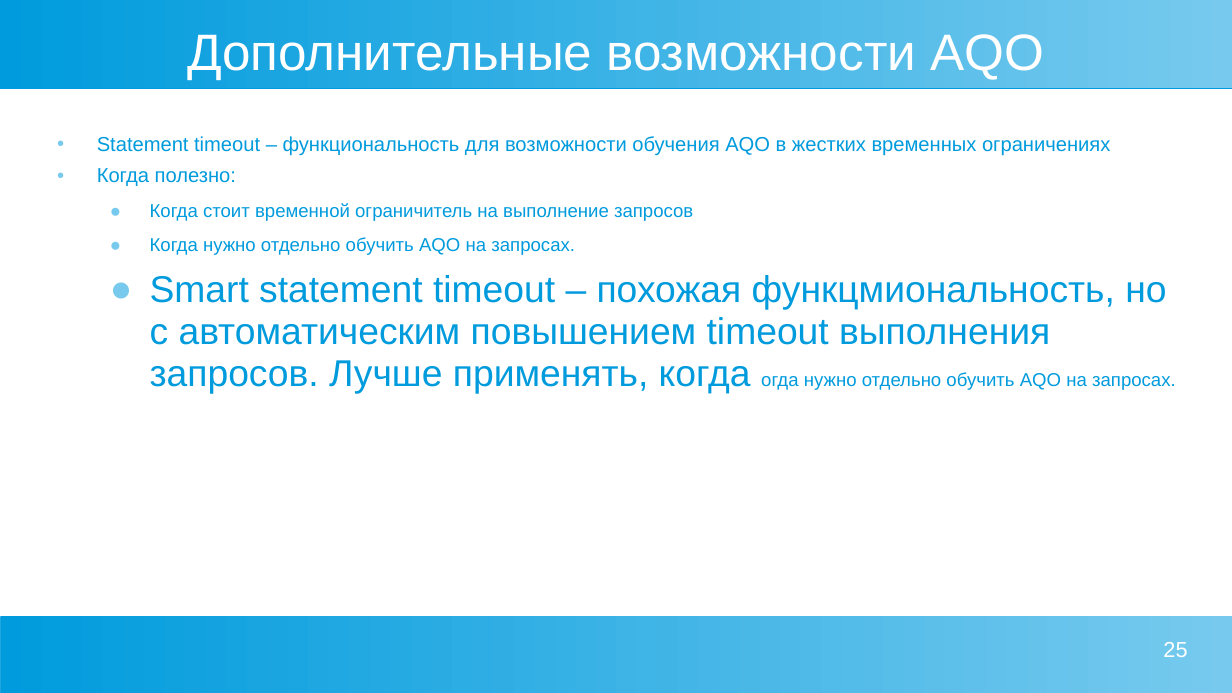
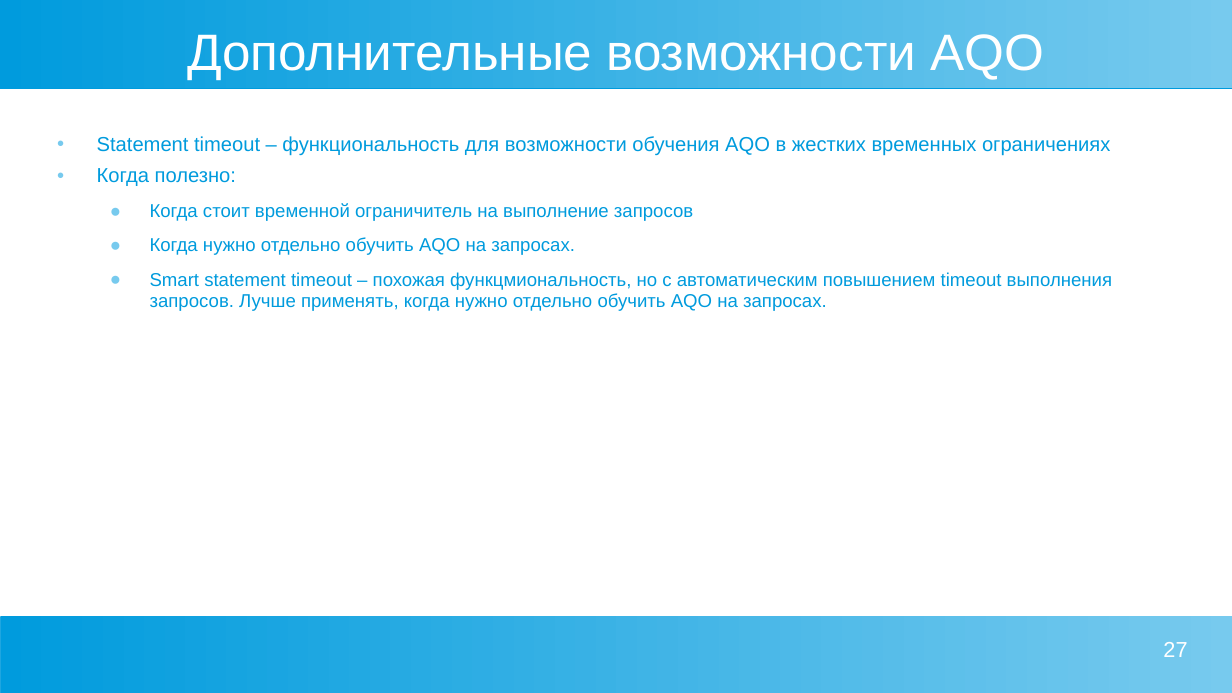
Before and after one commit to Alena0704/conf, a slide deck: slide 27 of aqo_presentation.ppt (slide 25 before the commit). Drawn at 1232x693 pixels with LibreOffice and Linux fonts; fonts in the diff are those of the drawing. Boxes give left, top, right and bottom in pixels: in the first picture for what was removed or moved away, otherwise in the second. Text is boxed around its words. In the diff, an @@ line names an element or a change of style, - is before the commit and + after.

```diff
--- a/aqo_presentation.ppt
+++ b/aqo_presentation.ppt
@@ text at [150,272,1112,311]: text changed; size 24 to 12 pt @@
-  ● Smart statement timeout – похожая функцмиональность, но с автоматическим повышением timeout выполнения запросов. Лучше применять, когда огда нужно отдельно обучить AQO на запросах.
+  ● Smart statement timeout – похожая функцмиональность, но с автоматическим повышением timeout выполнения запросов. Лучше применять, когда нужно отдельно обучить AQO на запросах.
@@ page number at [1163,642,1187,657]: text changed @@
-25
+27
```
Also in this commit, not shown: 11 other slides changed, 7 slides added, 7 slides removed.
